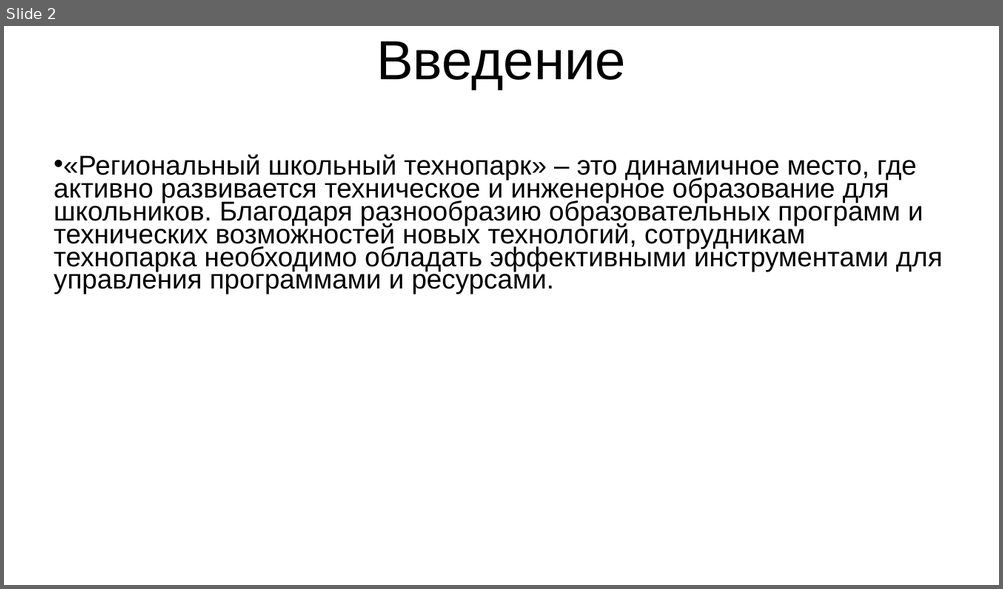
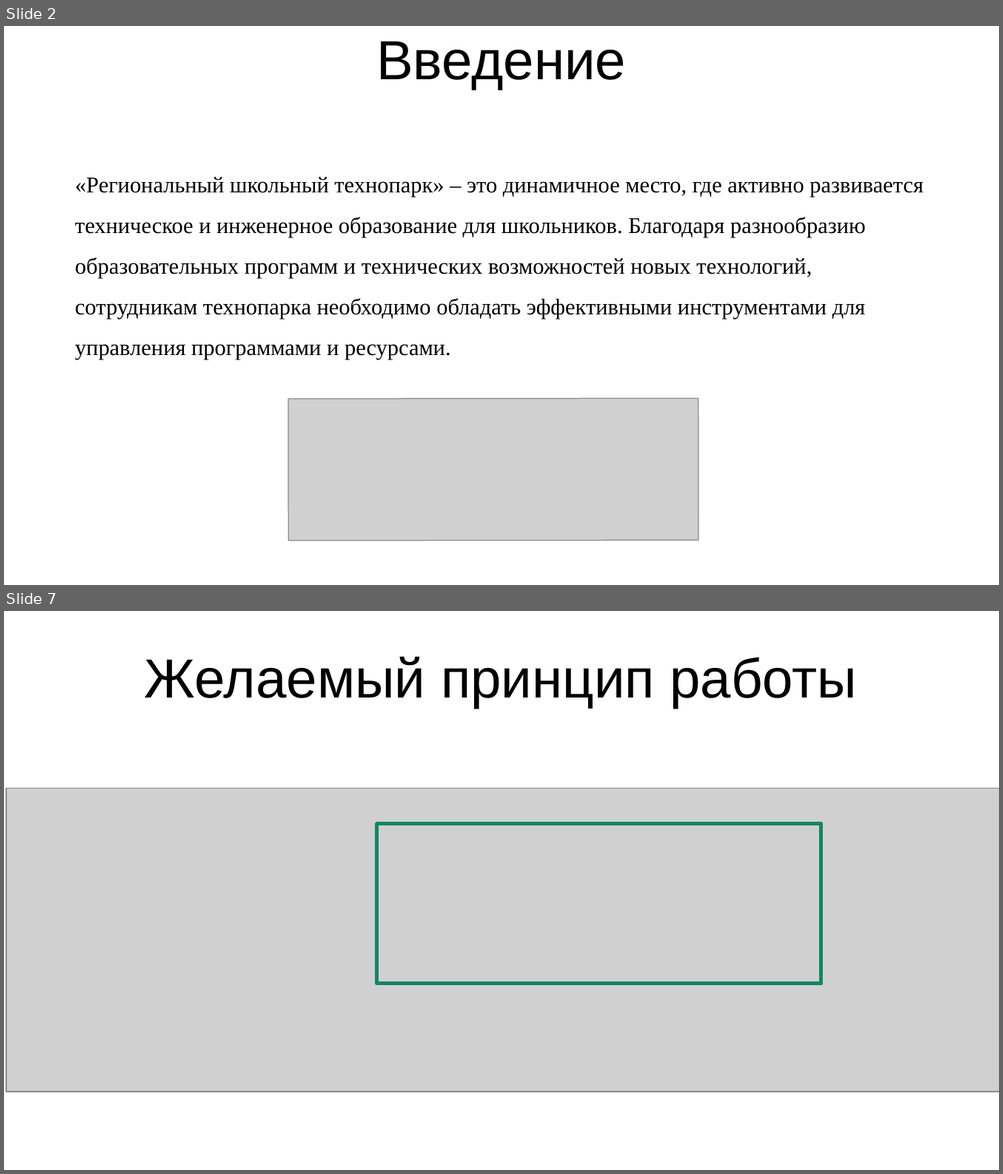
Before and after one commit to RAdKuzur/ASTU, a slide deck: Дипломная работа/Презентация диплома.pptx. Shown one above the other, each under a label of ours: slide 2 before the commit, slides 2 and 7 after it; the slides between them are not shown. The pictures are 1003x589 and 1003x1174 pixels, drawn with LibreOffice and Linux fonts; fonts in the diff are those of the drawing; grey boxes stand for pictures. Boxes give left, top, right and bottom in pixels: in the first picture for what was removed or moved away, otherwise in the second. Text is boxed around its words. In the diff, an @@ line names an element or a change of style, - is before the commit and + after.

```diff
--- a/Дипломная работа/Презентация диплома.pptx
+++ b/Дипломная работа/Презентация диплома.pptx
@@ slide 7 added at <box>4,611,999,1170</box>, background #FFFFFF @@
@@ title added at <box>145,656,857,708</box>, 44 pt, text #000000 @@
+Желаемый принцип работы
@@ picture added at <box>5,789,999,1092</box> @@
@@ rectangle added at <box>377,824,821,984</box>, outline #158466 3 pt @@
@@ slide 2 changed as well @@
@@ text "«Региональный школьный технопарк» – это ...": place and size @@
-text "«Региональный школьный технопарк» – это ..." at <box>54,154,942,295</box>
+text "«Региональный школьный технопарк» – это ..." at <box>75,177,923,360</box>
@@ text "«Региональный школьный технопарк» – это ..." at <box>75,177,923,360</box>: size 21.7 to 18 pt, font Arial to Times New Roman; bullet • to none; line spacing 0.7 to 1.5 @@
@@ picture added at <box>288,398,698,541</box> @@
```
Also in this commit, not shown: 1 other slide changed, 7 other slides added, 5 slides removed, 3 other files.
